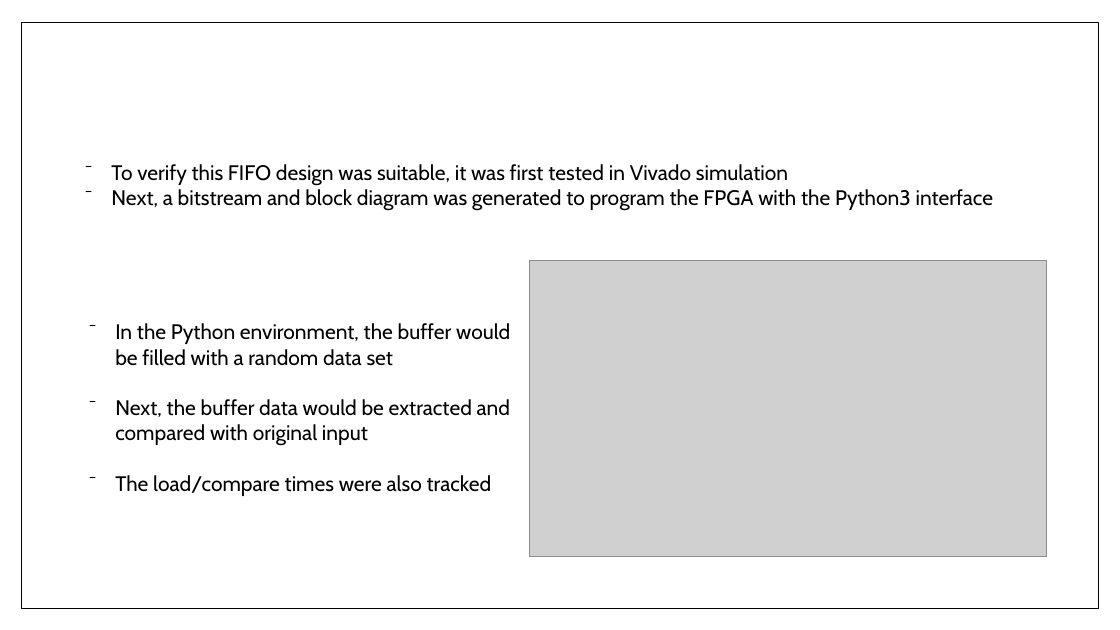
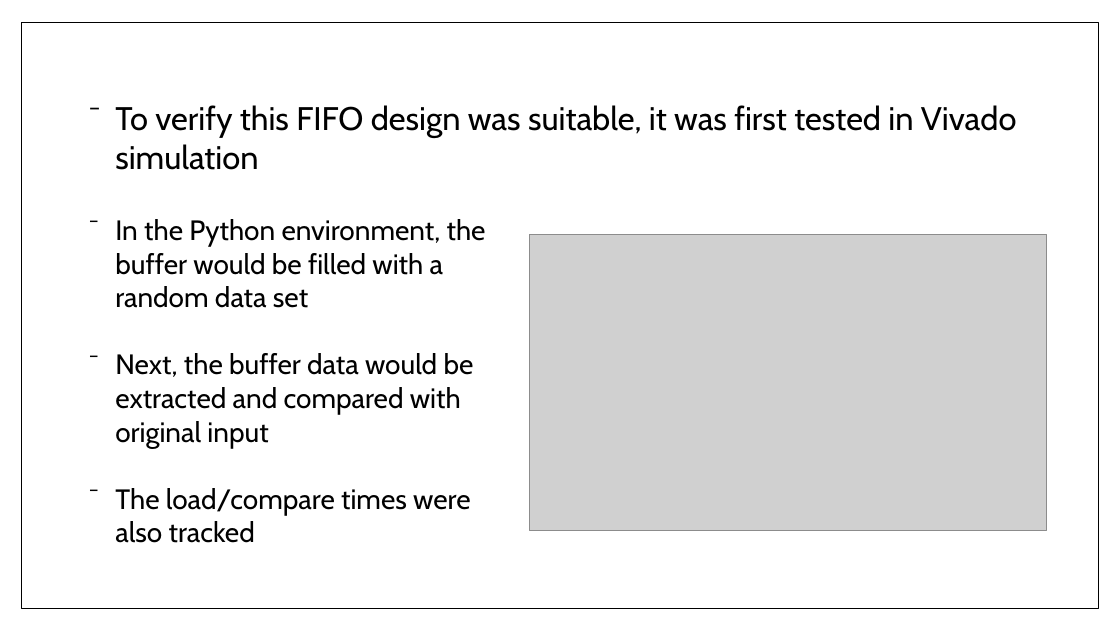
Before and after one commit to monkeyboyfr3sh/ReconHardware, a slide deck: slide 24 of Documents/Presentations/Presentation1.pptx. Drawn at 1120x630 pixels with LibreOffice and Linux fonts; fonts in the diff are those of the drawing; grey boxes stand for pictures. Boxes give left, top, right and bottom in pixels: in the first picture for what was removed or moved away, otherwise in the second. Text is boxed around its words. In the diff, an @@ line names an element or a change of style, - is before the commit and + after.

```diff
--- a/Documents/Presentations/Presentation1.pptx
+++ b/Documents/Presentations/Presentation1.pptx
@@ text "To verify this FIFO design ...": place and size @@
-text "To verify this FIFO design ..." at [111, 164, 994, 211]
+text "To verify this FIFO design ..." at [115, 105, 1017, 170]
@@ text "To verify this FIFO design ..." at [115, 105, 1017, 170]: size 18 to 28 pt @@
@@ text "In the Python environment, the ...": place and size @@
-text "In the Python environment, the ..." at [115, 323, 510, 496]
+text "In the Python environment, the ..." at [115, 219, 486, 543]
@@ text "In the Python environment, the ..." at [115, 219, 486, 543]: size 18 to 24 pt @@
@@ text at [111, 189, 994, 211]: paragraph removed @@
-⁻ Next, a bitstream and block diagram was generated to program the FPGA with the Python3 interface
@@ picture: place and size @@
-picture at [529, 260, 1047, 556]
+picture at [529, 234, 1047, 530]
```
Also in this commit, not shown: 27 other slides changed.
